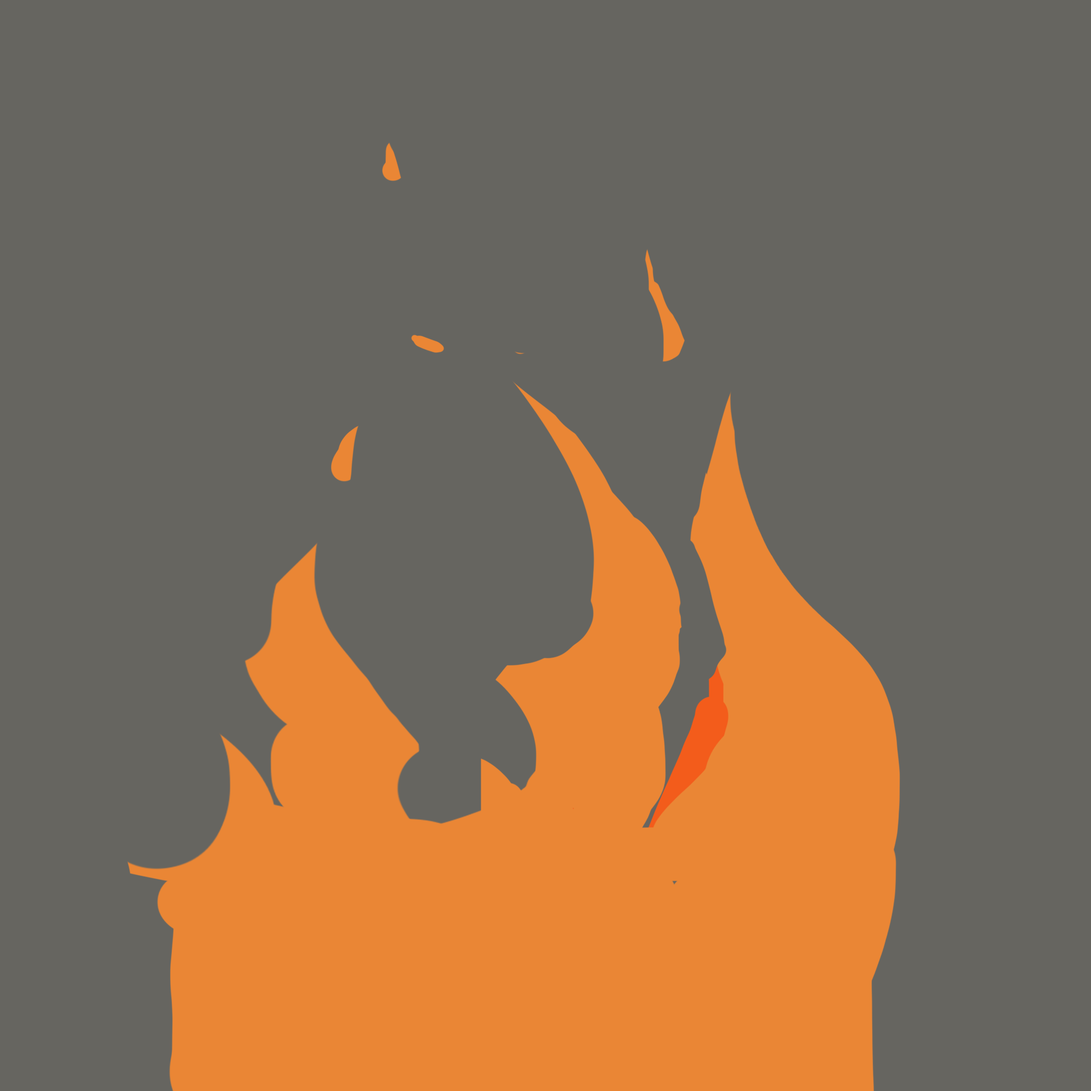
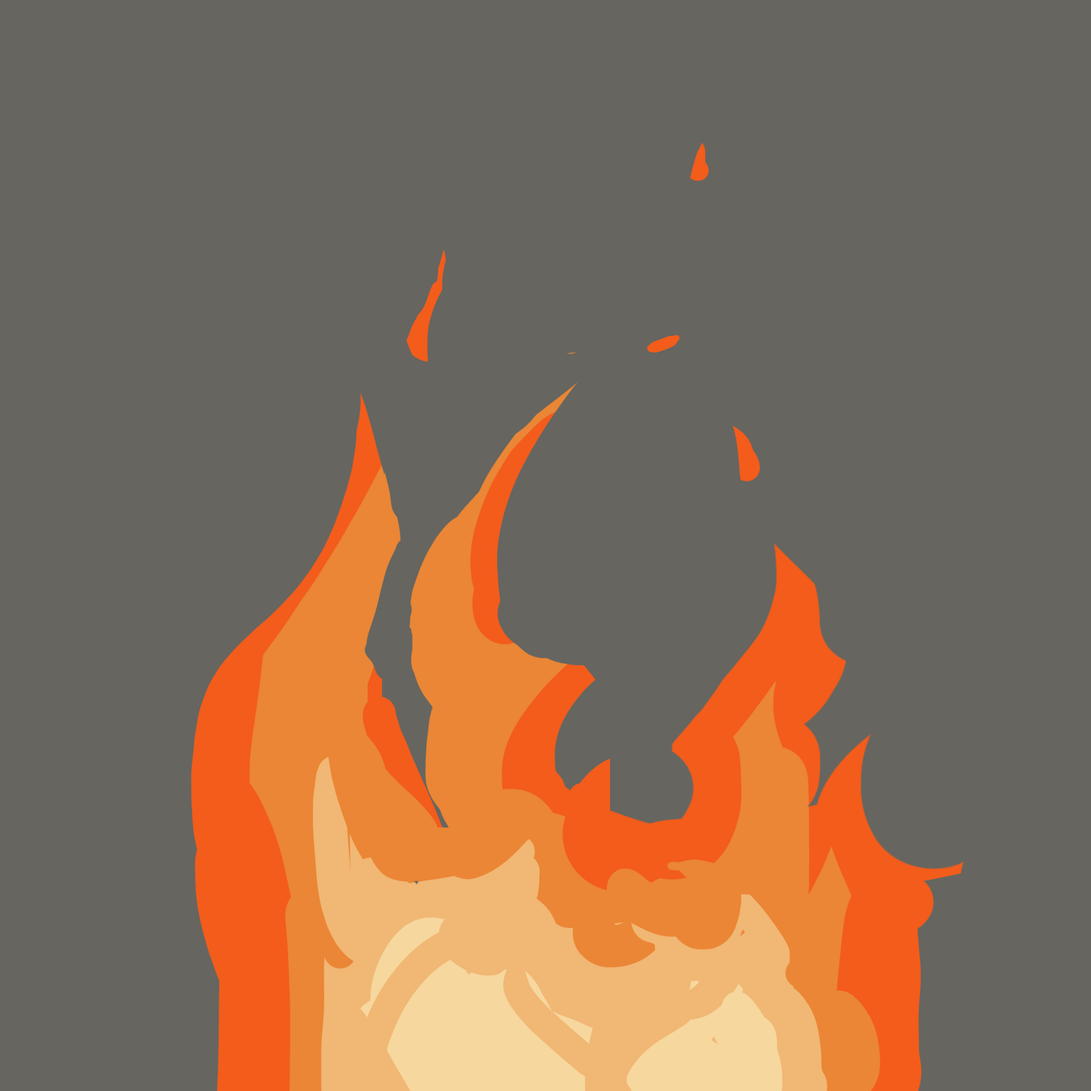
Revision of a layered (1091, 1091) image; what changed, layer by layer:
added layer "Layer 1 copy 3" above "Layer 1 copy 2" over [190, 142, 965, 1091]
hid "Layer 1 copy 2", painted on it over [127, 142, 965, 1091]
